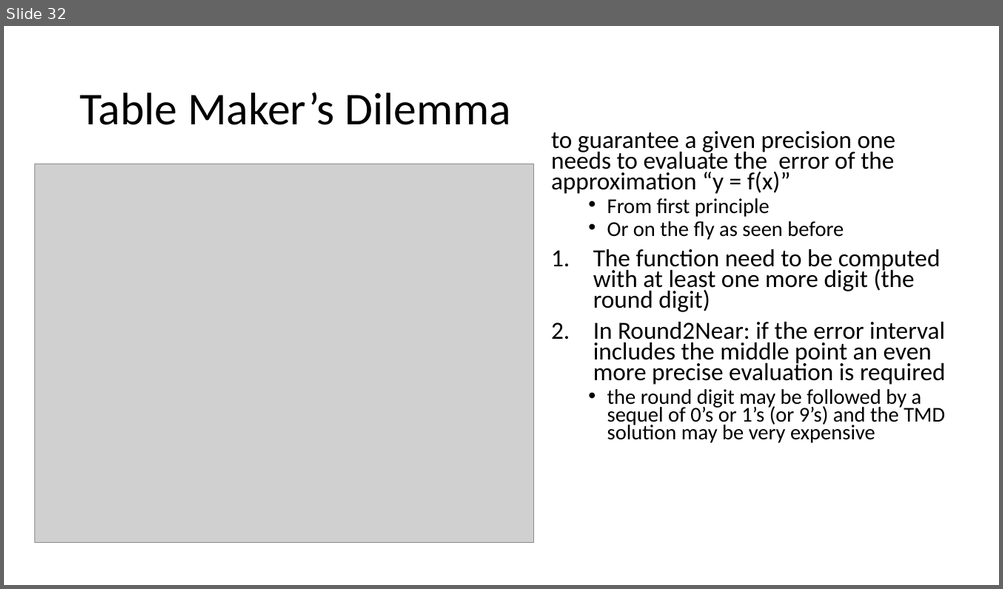
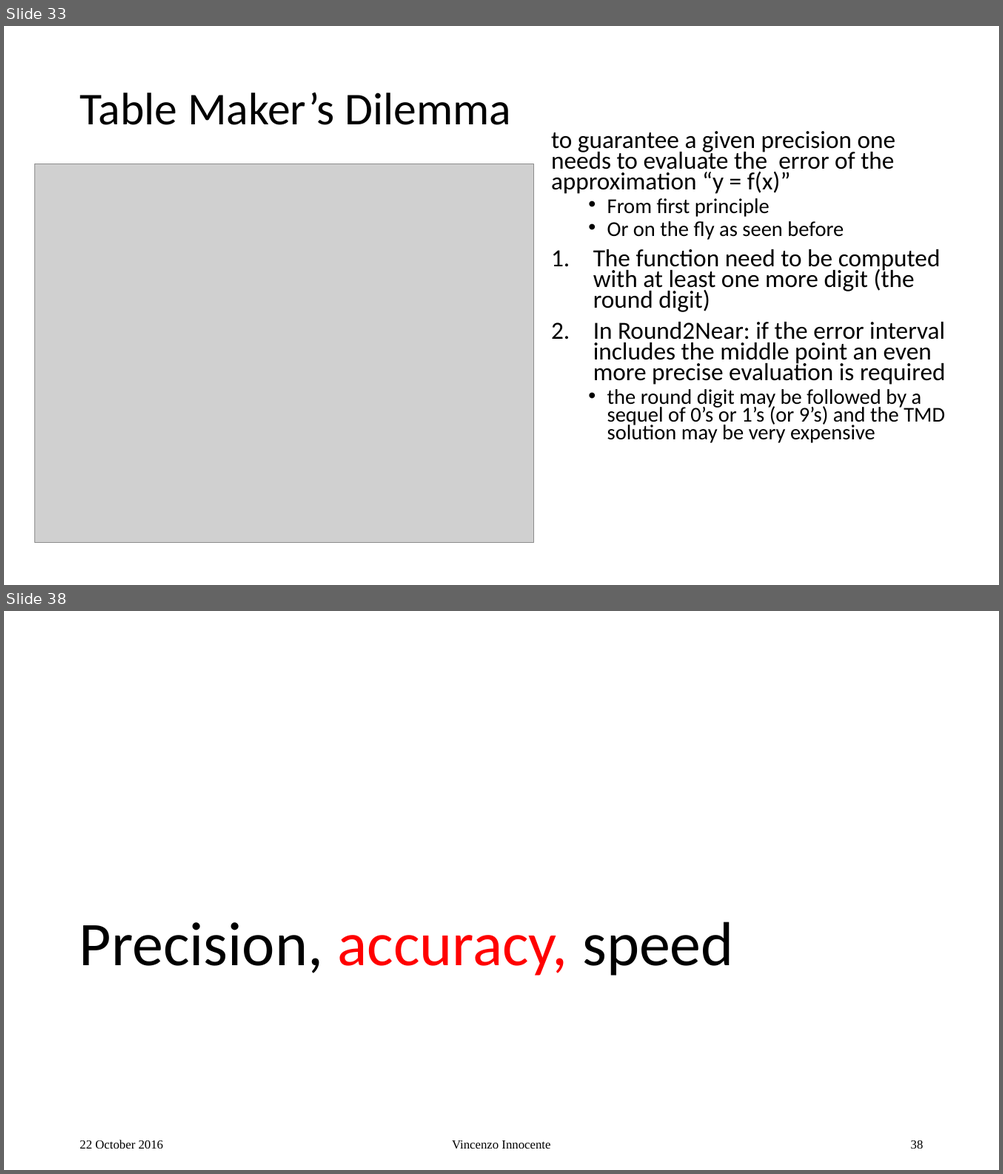
Before and after one commit to VinInn/FPCourse, a slide deck: Slides/FPforScientist.pptx. Shown one above the other, each under a label of ours: slide 32 before the commit, slides 33 and 38 after it; the slides between them are not shown. The pictures are 1003x589 and 1003x1174 pixels, drawn with LibreOffice and Linux fonts; fonts in the diff are those of the drawing; grey boxes stand for pictures. Boxes give left, top, right and bottom in pixels: in the first picture for what was removed or moved away, otherwise in the second. Text is boxed around its words. In the diff, an @@ line names an element or a change of style, - is before the commit and + after.

```diff
--- a/Slides/FPforScientist.pptx
+++ b/Slides/FPforScientist.pptx
@@ slide 38 added at [4, 611, 999, 1170], background #FFFFFF @@
@@ title added at [79, 922, 734, 976], 60 pt, text #000000 @@
+Precision, accuracy, speed
@@ text added at [79, 1140, 164, 1149], 12 pt, text #000000 @@
+22 October 2016
@@ text added at [452, 1141, 550, 1149], 12 pt, text #000000 @@
+Vincenzo Innocente
@@ page number added at [910, 1141, 923, 1149], 12 pt, text #000000 @@
+38
@@ what was slide 32 is now slide 33 @@
```
Also in this commit, not shown: 1 slide changed, 6 other slides added, 1 other file.
